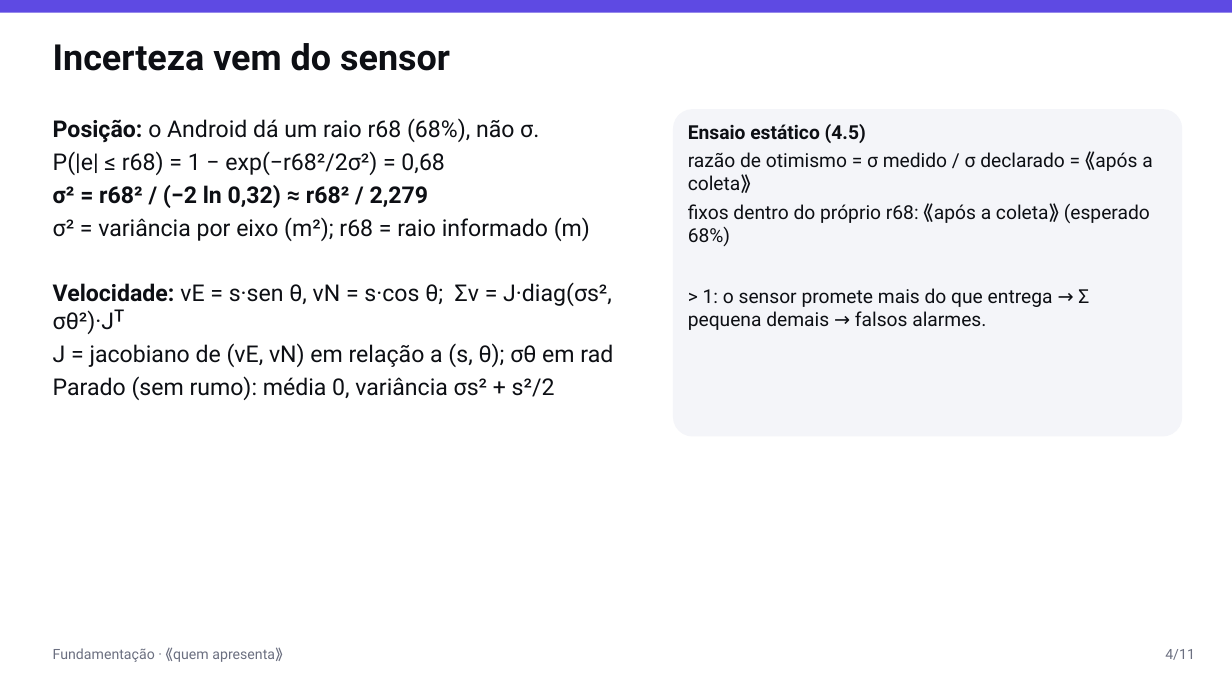
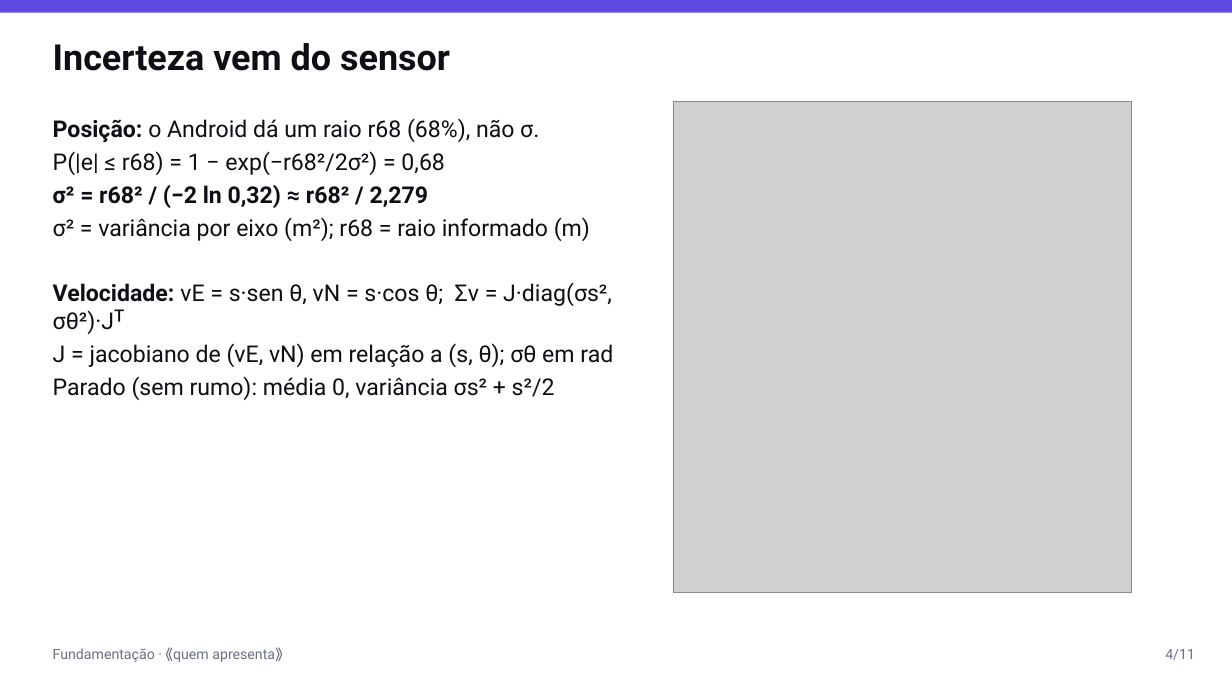
Before and after one commit to AlphaFNTZ/rastro, a slide deck: slide 4 of docs/presentations/apresentacao_I_AV1.pptx. Drawn at 1232x693 pixels with LibreOffice and Linux fonts; fonts in the diff are those of the drawing; grey boxes stand for pictures. Boxes give left, top, right and bottom in pixels: in the first picture for what was removed or moved away, otherwise in the second. Text is boxed around its words. In the diff, an @@ line names an element or a change of style, - is before the commit and + after.

```diff
--- a/docs/presentations/apresentacao_I_AV1.pptx
+++ b/docs/presentations/apresentacao_I_AV1.pptx
@@ rounded rectangle removed at (673,109,1182,436) @@
-Ensaio estático (4.5)
-razão de otimismo = σ medido / σ declarado = ⟪após a coleta⟫
-fixos dentro do próprio r68: ⟪após a coleta⟫ (esperado 68%)
-> 1: o sensor promete mais do que entrega → Σ pequena demais → falsos alarmes.
@@ picture added at (673,102,1131,592) @@
```
Also in this commit, not shown: 5 other slides changed, 9 other files.
